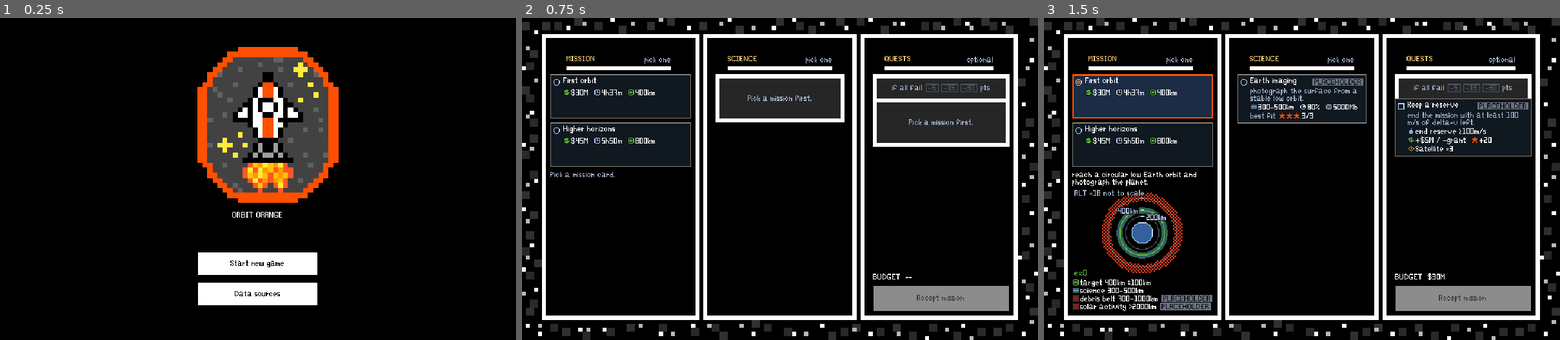
Above: before the commit, frames 1-3 (left to right).
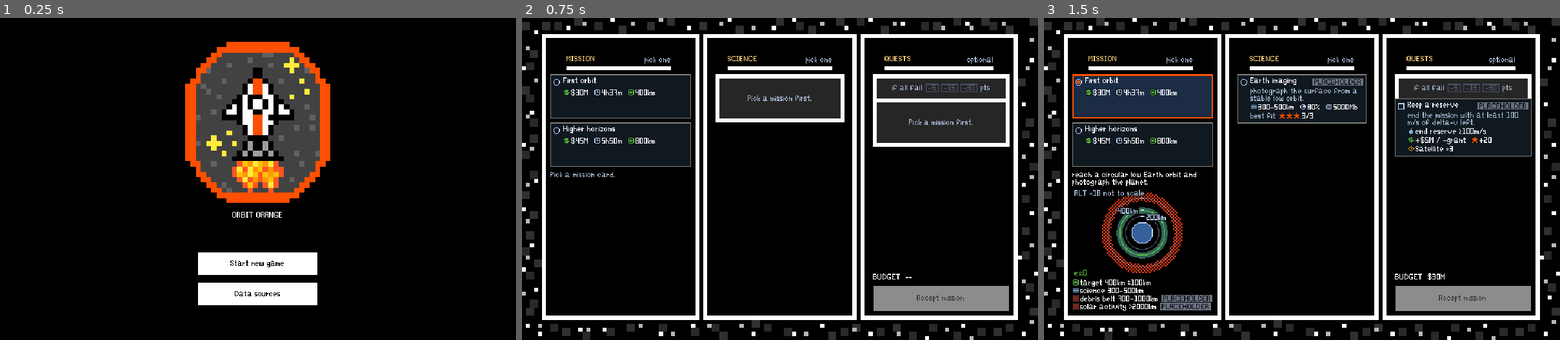
Above: after the commit, the same moments.

Repository: IlayLa/OrbitOrange
Game: Godot game, scene res://scenes/MainMenu.tscn
The game is run twice, just before and just after one commit, with the same random seed, the same clock (stepped at 60 frames per second) and the same inputs.
Inputs:
- Up to frame 1 (0.25 s): no input
- Up to frame 2 (0.75 s): click "Start new game" at 0.5 s
- Up to frame 3 (1.5 s): click "First orbit" at 1.25 s

The runs differ from the first frame. In frame 1, 7.5% of the frame differs, in the area x 35-66%, y 7-58%; in frame 2, nothing differs; in frame 3, nothing differs.

Commit message:
Center the main menu logo
The logo art sits off-centre in its 800x800 canvas (empty margin on the
left and top only), so centring the whole image put the badge about
12 px right of centre. Crop the texture to its visible pixels so the
badge itself is centred.

Co-Authored-By: Claude Opus 5.5 <noreply@anthropic.com>

Diff:
--- a/scripts/screens/MainMenu.gd
+++ b/scripts/screens/MainMenu.gd
@@ -13,7 +13,8 @@
 	add_child(background)
 
 	var logo := TextureRect.new()
-	logo.texture = load(ScreenLayout.LOGO_PATH)
+	logo.name = "Logo"
+	logo.texture = _trimmed_to_visible_pixels(load(ScreenLayout.LOGO_PATH))
 	logo.expand_mode = TextureRect.EXPAND_IGNORE_SIZE
 	logo.stretch_mode = TextureRect.STRETCH_KEEP_ASPECT_CENTERED
 	logo.position = Vector2(220, 30)
@@ -46,6 +47,19 @@
 	add_child(codex)
 
 
+## The logo art sits off-centre in its canvas (empty margin on the left and
+## top only), so centring the whole image leaves the badge to the right.
+## Cropping to the visible pixels centres the badge itself.
+static func _trimmed_to_visible_pixels(texture: Texture2D) -> Texture2D:
+	var visible_rect := texture.get_image().get_used_rect()
+	if visible_rect.size == Vector2i.ZERO or visible_rect.size == Vector2i(texture.get_size()):
+		return texture
+	var trimmed := AtlasTexture.new()
+	trimmed.atlas = texture
+	trimmed.region = Rect2(visible_rect)
+	return trimmed
+
+
 func _on_start_new_game_pressed() -> void:
 	GameState.start_new_game()
 	GameState.go_to_scene(GameState.MISSION_SELECT_SCENE_PATH)
